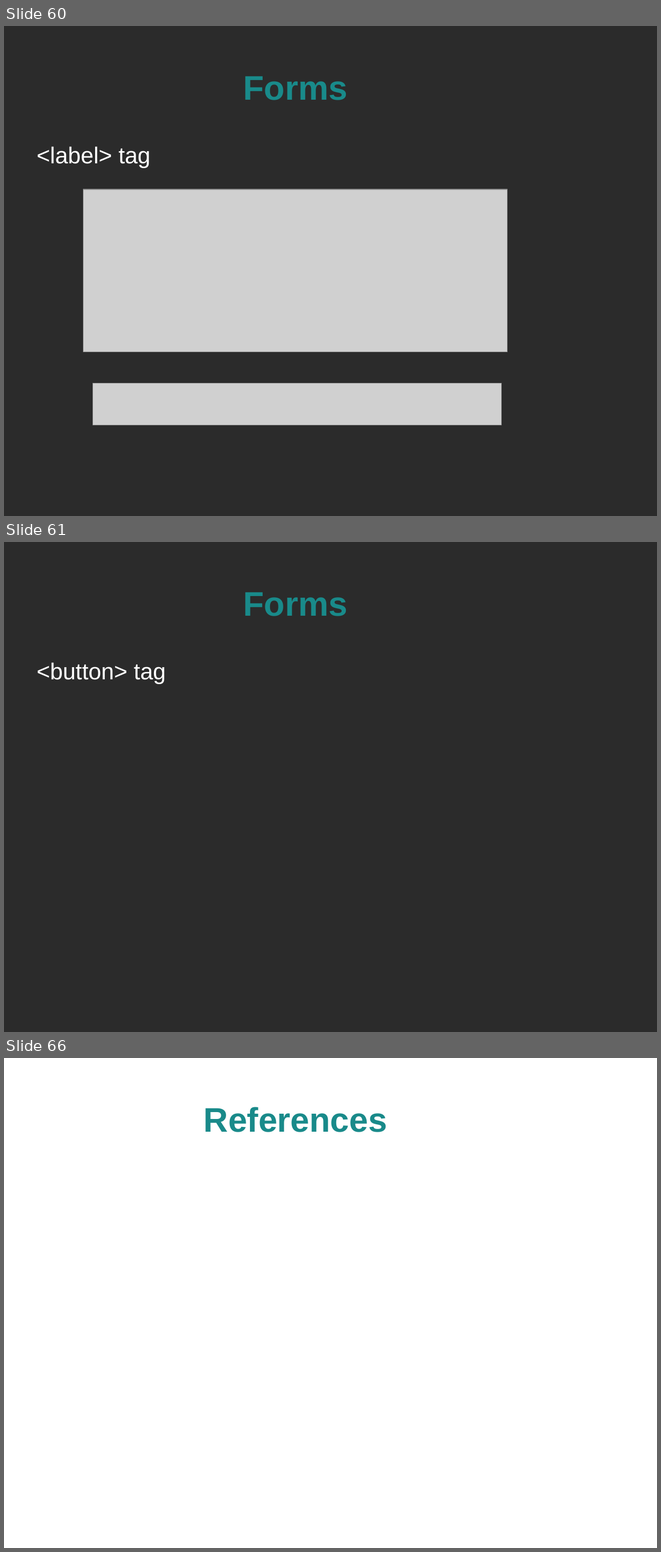
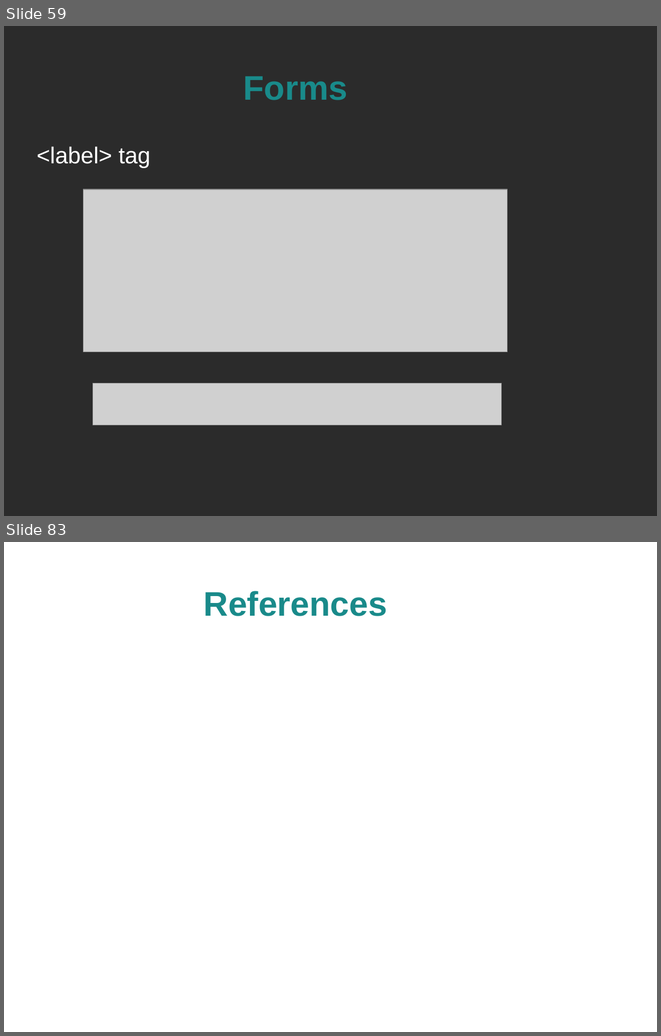
Before and after one commit to spellbindguy/Web-Development, a slide deck: Lectures/03 HTML/HTML.odp. Shown one above the other, each under a label of ours: slides 60, 61 and 66 before the commit, slides 59 and 83 after it; the slides between them are not shown. The pictures are 661x1552 and 661x1036 pixels, drawn with LibreOffice and Linux fonts; fonts in the diff are those of the drawing; grey boxes stand for pictures; background and template pictures are left out; a plain dark background stands for a picture behind light text. Boxes give left, top, right and bottom in pixels: in the first picture for what was removed or moved away, otherwise in the second. Text is boxed around its words. In the diff, an @@ line names an element or a change of style, - is before the commit and + after.

```diff
--- a/Lectures/03 HTML/HTML.odp
+++ b/Lectures/03 HTML/HTML.odp
@@ slide 61 removed at [4,542,657,1032], background picture (left out) @@
@@ title removed at [244,592,347,616] @@
-Forms
@@ text removed at [37,662,166,684] @@
-<button> tag
@@ what was slide 60 is now slide 59 @@
@@ what was slide 66 is now slide 83 @@
```
Also in this commit, not shown: 5 slides changed, 21 slides added, 3 other slides removed, 1 other file.
